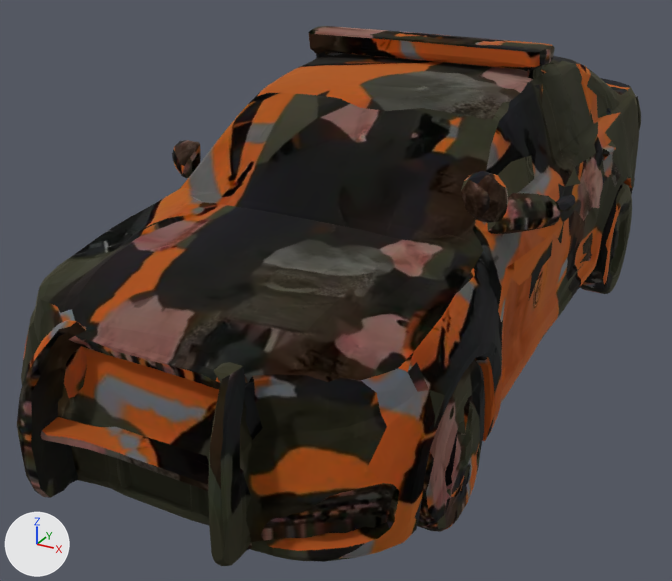
The glTF model assets/fp/cdn/282959d6-0a49-4e1e-85b5-0dc2bc8e7f15.glb: old version first, new version second.
Before and after are seen from a 50 mm camera at (0.434, -0.94, 0.339) aimed at (-0.044, -0.071, -0.095). Arrows for +X, +Y and +Z are at lower left; the lights stay in place. The picture after the commit comes second. Where no turn or scale is listed for an object, it has been applied to the vertices.

Names of what the first picture shows: 'geometry_0'.
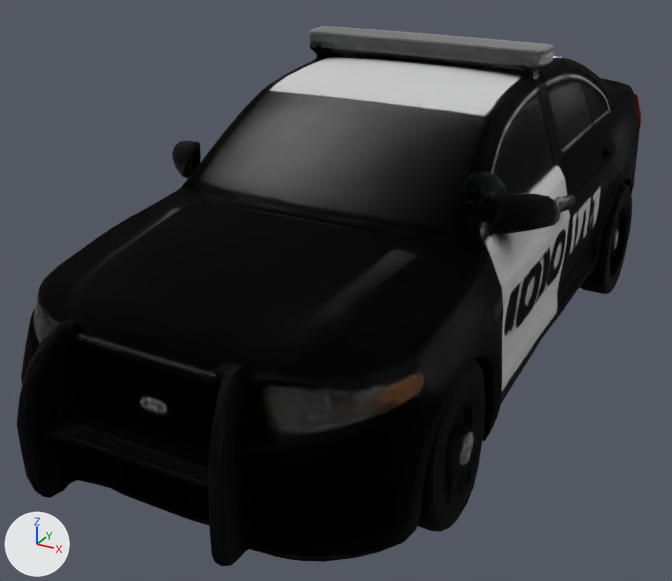
What the commit changed:
Picture 'Image_0' (img_image_0) is new.
Material 'Material_0' (mat_material_0) changes its picture from img_basecolor_webp to img_image_0.

Changed parts and their boxes (x1, y1, x2, y2) in the pictures (672 x 581 px):
'geometry_0', surface changed: (17, 26, 641, 566) in both
